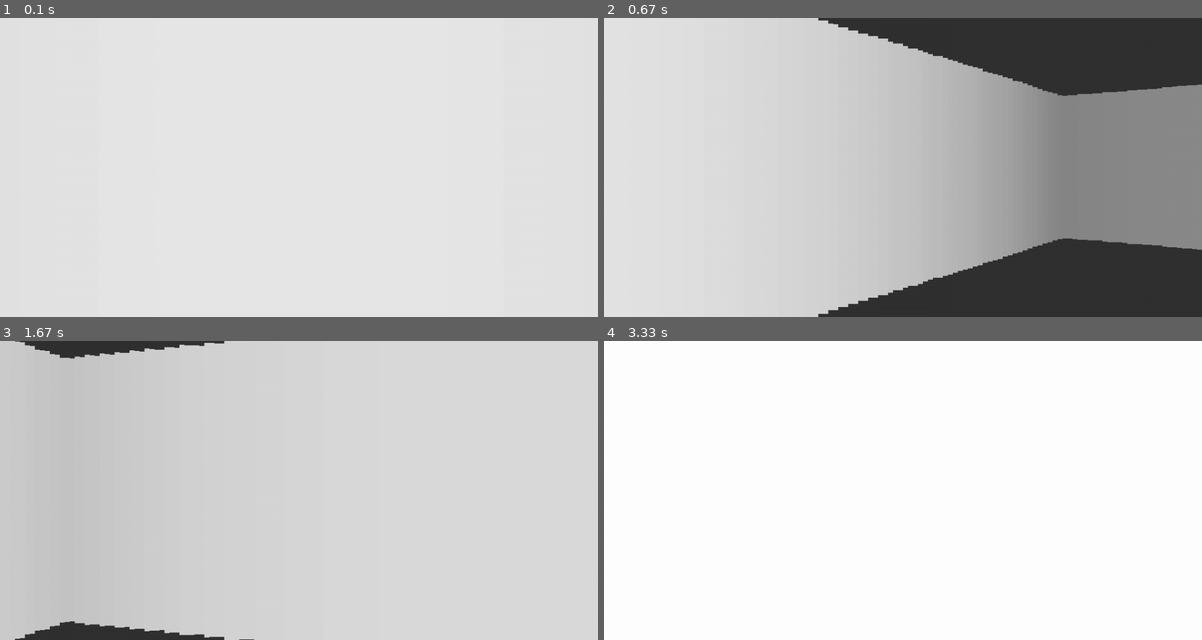
Above: before the commit, frames 1-4 (two rows, left to right).
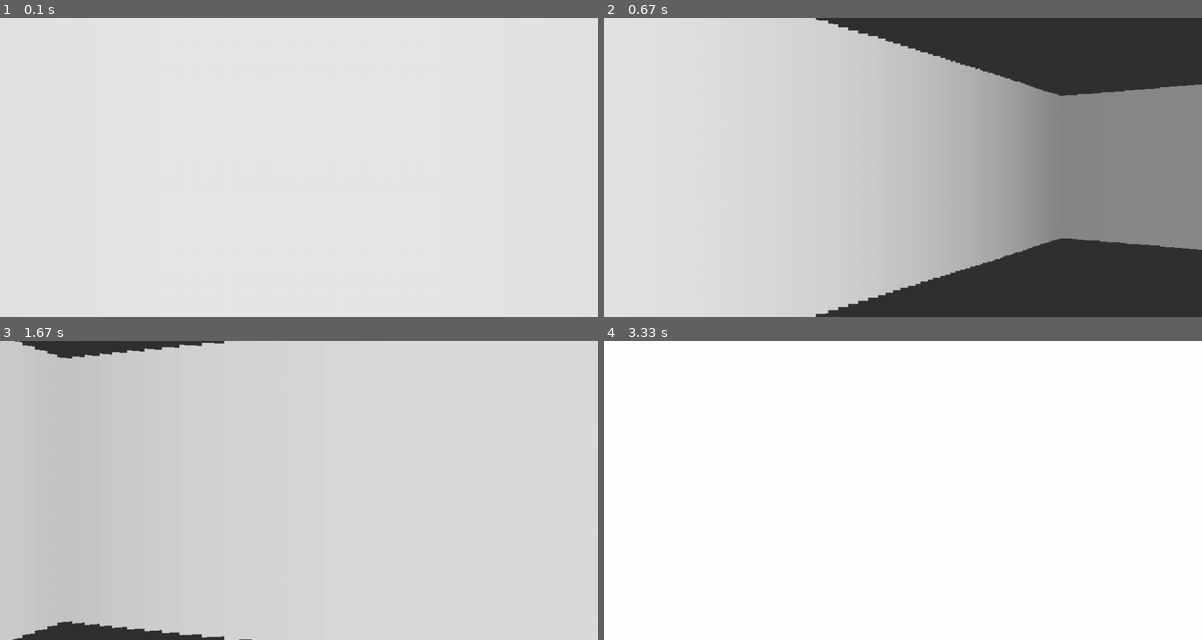
Above: after the commit, the same moments.

Repository: ITE-Ensenada/objetos
Game: pygame game, started from Osvaldo/RaycastingV1/main.py
Two runs of this game, one before a commit and one after it. Both use one fixed random seed, a clock stepped at 60 frames per second and the inputs below.
Inputs:
- Up to frame 1 (0.1 s): no input
- Up to frame 2 (0.67 s): hold Right from 0.33 s (still down)
- Up to frame 3 (1.67 s): release Right at 0.8 s; hold Up 0.83-1.13 s; hold Right 1.17-1.63 s
- Up to frame 4 (3.33 s): hold Left 1.67-2.2 s; hold Down 2.23-2.53 s; hold Left 2.57-2.97 s; hold Up from 3 s (still down)

The runs differ from the first frame. In frame 2, 0.2% of the frame differs, in the area x 35-100%, y 0-100%; in frame 3, 0.1%; in frame 4, nothing differs.

Commit message:
settings update

Diff:
--- a/Osvaldo/RaycastingV1/Package/setting.py
+++ b/Osvaldo/RaycastingV1/Package/setting.py
@@ -21,6 +21,6 @@
 square = (screen_Ancho / 16 )  # TILE_SIZE
 
 # CONSTATNTES PARA EL ALGORITMO RAY CASTING
-casted_rays = 120
+casted_rays = screen_Alto // 2
 max_Profundidad = screen_Alto
 scale = screen_Ancho / casted_rays
